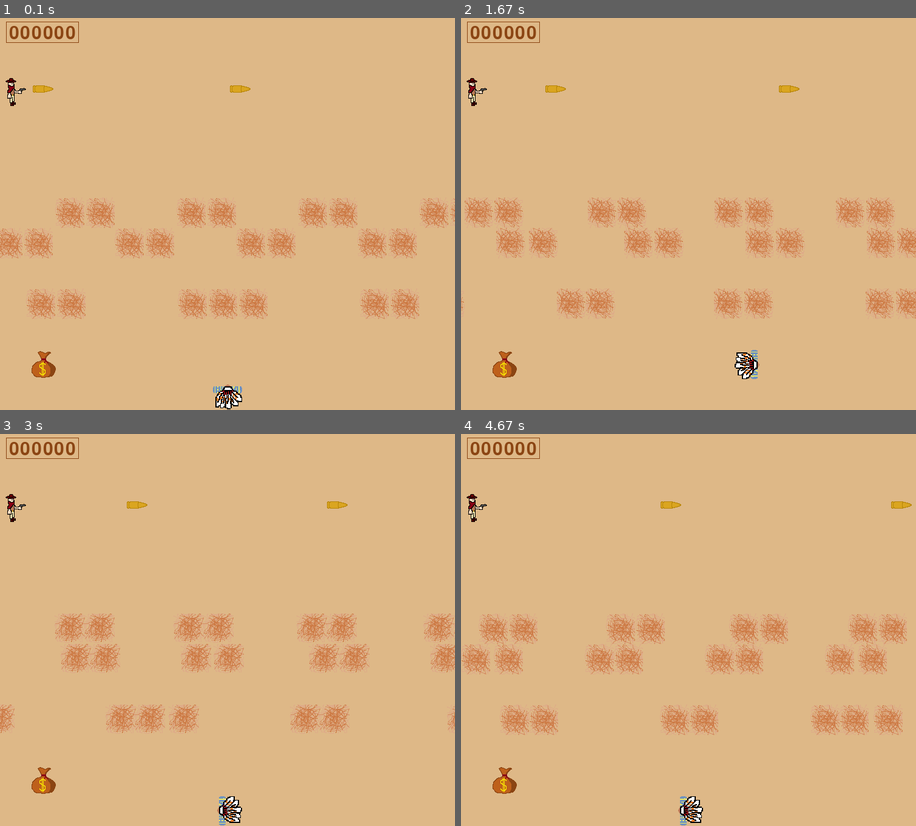
Above: before the commit, frames 1-4 (two rows, left to right).
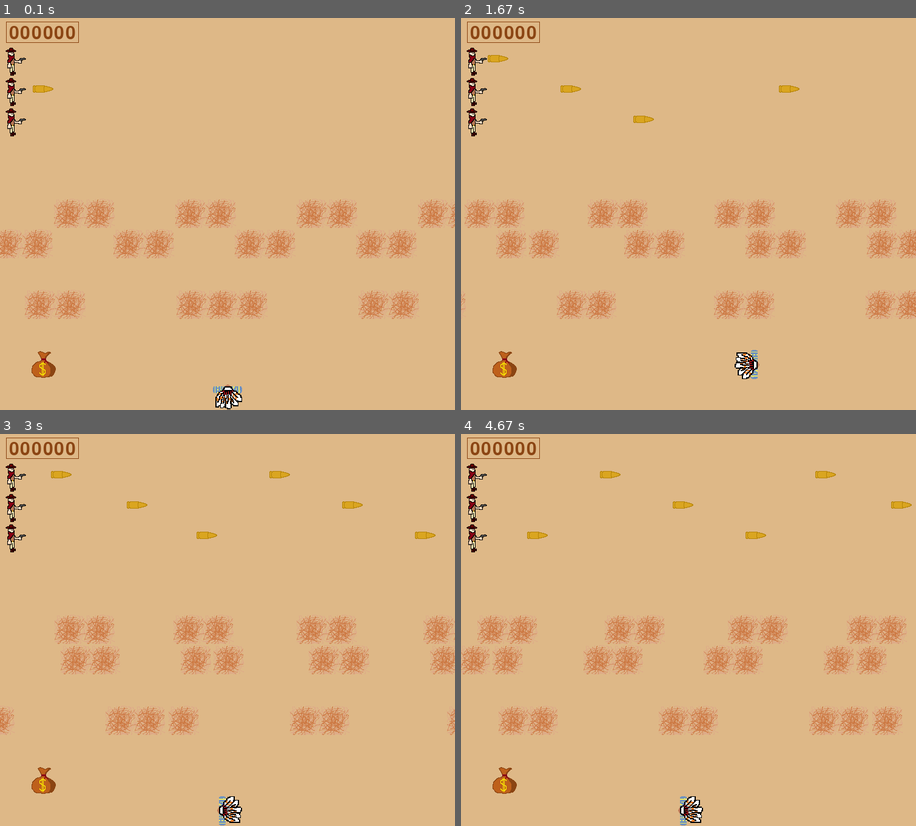
Above: after the commit, the same moments.

Repository: AZEN-SGG/PyGameProject
Game: pygame game, started from MainProgramm.py
Same seed, same stepped clock (60 frames per second), same inputs: the game is played once before the commit and once after it.
Inputs:
- Up to frame 1 (0.1 s): no input
- Up to frame 2 (1.67 s): hold Right 0.33-0.8 s; hold Up 0.83-1.13 s; hold Right 1.17-1.63 s
- Up to frame 3 (3 s): hold Left 1.67-2.2 s; hold Down 2.23-2.53 s; hold Left 2.57-2.97 s
- Up to frame 4 (4.67 s): hold Up 3-3.37 s; hold Right 3.4-4.03 s; hold Down 4.07-4.43 s; hold Left from 4.47 s (still down)

The runs differ from the first frame. In frame 1, 5.4% of the frame differs, in the area x 0-100%, y 7-77%; in frame 2, 5.5%; in frame 3, 5.3%; in frame 4, 6.0%, in the area x 0-98%, y 7-77%.

Commit message:
После смерти теперь персонаж возвращает своё начальное изображение Перекати поел больше не крутиться Изменил класс Пули Теперь у пуль появилась задержка в кадрах при создании

Diff:
--- a/MainProgramm.py
+++ b/MainProgramm.py
@@ -56,10 +56,16 @@
     for sprite in range(len(sprites)):
         sprites[sprite].rect.x = coordinats[sprite][0]
         sprites[sprite].rect.y = coordinats[sprite][1]
+        sprites[sprite].status = 1
 
         if sprites[sprite].type == 'Point':
             sprites[sprite].hide = False
             score.points = '000000'
+
+        if sprites[sprite].type == 'Bullet':
+            sprites[sprite].delay = sprites[sprite].INITIAL_DELAY
+            sprites[sprite].image = white_image
+            sprites[sprite].image.set_colorkey('white')
 
 
 # При вызове функции можно задать количество очков которые прибавляются в счёту
@@ -85,6 +91,7 @@
 class Player(pygame.sprite.Sprite):
     def __init__(self):
         pygame.sprite.Sprite.__init__(self)
+        self.status = 1
         self.image = player_image
         self.image.set_colorkey('green')
         self.type = 'Player'
@@ -98,9 +105,12 @@
         print(self.rect.x)
 
     def update(self):
-        pass
+        if self.status == 1:
+            self.image = player_image
+            self.image.set_colorkey('green')
 
     def go_up(self):
+        self.status = 1
         self.image = player_image
         self.image.set_colorkey('green')
 
@@ -111,6 +121,7 @@
             self.rect.y -= 50
 
     def go_down(self):
+        self.status = 2
         self.image = player_back_image
         self.image.set_colorkey('green')
 
@@ -121,6 +132,7 @@
             self.rect.y += 50
 
     def go_right(self):
+        self.status = 3
         self.image = player_right_image
         self.image.set_colorkey('green')
 
@@ -131,6 +143,7 @@
             self.rect.x += 50
 
     def go_left(self):
+        self.status = 4
         self.image = player_left_image
         self.image.set_colorkey('green')
 
@@ -169,55 +182,72 @@
 
         self.image.set_colorkey('white')
         self.type = 'Robber'
-        self.status = 1
 
         self.rect = self.image.get_rect()
         self.rect.center = x, y
 
     def update(self):
-        pass
+        if pygame.sprite.collide_mask(self, player):
+            faced()
 
 
 class Bullet(Enemy):
     # При инициализации пули надо ОБЯЗАТЕЛЬНО указать местоположение пули и где она будет появляться
-    # Также можно указать направление пули, а также скорость, направление НЕ РАБОТАЕТ!
-    def __init__(self, x, y, WHERE_BULLET, DIRECTION='Right', SPEED=0):
+    # Также можно указать число кадров после которых пуля появиться
+    # Направление пули, а также скорость, направление НЕ РАБОТАЕТ!
+    def __init__(self, x, y, WHERE_BULLET, delay: int = 0, DIRECTION='Right', SPEED=0):
         Enemy.__init__(self, x, y, DIRECTION, SPEED)
         self.WHERE_BULLET = WHERE_BULLET
-
-        self.image = bullet_image
-        self.image.set_colorkey('white')
+        self.delay = delay
+        self.INITIAL_DELAY = delay
+
+        if self.delay == 0:
+            self.image = bullet_image
+            self.image.set_colorkey('white')
+
+        else:
+            self.image = white_image
+            self.image.set_colorkey('white')
+
         self.type = 'Bullet'
 
         self.rect = self.image.get_rect()
         self.rect.center = x, y
 
     def update(self):
-        if pygame.sprite.collide_mask(self, player):
-            faced()
-
-        elif self.DIRECTION == 'Right':
-            if self.rect.x >= WIDTH:
-                self.rect.x = self.WHERE_BULLET[0]
-
-            else:
-                self.rect.x += self.SPEED
-
-        elif self.DIRECTION == 'Left':
-            if self.rect.x <= 0:
-                self.rect.x = self.WHERE_BULLET[0]
-
-            else:
-                self.rect.x -= self.SPEED
+        if self.delay == 0:
+            if self.image == white_image:
+                self.image = bullet_image
+                self.image.set_colorkey('white')
+
+            if pygame.sprite.collide_mask(self, player):
+                faced()
+
+            elif self.DIRECTION == 'Right':
+                if self.rect.x >= WIDTH:
+                    self.rect.x = self.WHERE_BULLET[0]
+
+                else:
+                    self.rect.x += self.SPEED
+
+            elif self.DIRECTION == 'Left':
+                if self.rect.x <= 0:
+                    self.rect.x = self.WHERE_BULLET[0]
+
+                else:
+                    self.rect.x -= self.SPEED
+
+        else:
+            self.delay -= 1
 
 
 class Tumbleweed(Enemy):
     def __init__(self, x, y, DIRECTION='Right', SPEED=0):
         Enemy.__init__(self, x, y, DIRECTION, SPEED)
+        self.type = 'Tumbleweed'  # Задаёт класс
+
         self.image = tumbleweed_image
         self.image.set_colorkey('white')
-        self.type = 'Tumbleweed'  # Задаёт класс
-        self.status = 1
 
         self.rect = self.image.get_rect()
         self.rect.center = x, y
@@ -231,33 +261,6 @@
 
         else:
             self.rect.x += self.SPEED
-
-        if 25 > self.status >= 1:
-            self.image = tumbleweed_left_image
-            self.image.set_colorkey('white')
-
-            self.status += 1
-
-        elif 39 > self.status >= 25:
-            self.image = tumbleweed_back_image
-            self.image.set_colorkey('white')
-
-            self.status += 1
-
-        elif 63 >= self.status >= 39:
-            self.image = tumbleweed_right_image
-            self.image.set_colorkey('white')
-
-            self.status += 1
-
-        else:
-            self.image = tumbleweed_image
-            self.image.set_colorkey('white')
-
-            while self.status != 88:
-                self.status += 1
-
-            self.status = 1
 
 
 class Bear(Enemy):
@@ -325,6 +328,7 @@
         self.COORDINATS = (x - 25, y - 25)
         self.type = 'Point'  # Задаёт класс
         self.money: int = money
+        self.status = 1
 
         if level == 1:
             self.image = point_image
@@ -354,6 +358,7 @@
         self.color = color
         self.font = pygame.font.Font(None, 45)
         self.type = 'Score'  # Задаёт класс
+        self.status = 1
 
     def update(self, color=(139, 69, 19)):  # Этот метод позволит обновлять счёт
         text = self.font.render(self.points, True, color)  # Рисую счёт - коричневый цвет
@@ -366,7 +371,7 @@
                                                  text_w + 10, text_h + 5), 1)
 
 
-class Key(pygame.sprite.Sprite):  # Класс очков которые если взять то оно зачислется
+class Key(pygame.sprite.Sprite):
     # При создании объекта класса надо задать координаты, а также есть возможность выбрать уровень
     def __init__(self, x, y, money: int = 100, level: int = 1):
         pygame.sprite.Sprite.__init__(self)
@@ -469,10 +474,18 @@
 point = Point(75, 575, 500)
 
 # Создаю пули
-first_first_bullet = Bullet(50, 125, (50, 125), 'Right', 10)
-first_second_bullet = Bullet(375, 125, (50, 125), 'Right', 10)
+first_first_bullet = Bullet(50, 125, (50, 125), 0, 'Right', 10)
+first_second_bullet = Bullet(50, 125, (50, 125), 36, 'Right', 10)
+
+second_first_bullet = Bullet(50, 175, (50, 175), 24, 'Right', 10)
+second_second_bullet = Bullet(50, 175, (50, 175), 60, 'Right', 10)
+
+third_first_bullet = Bullet(50, 75, (50, 75), 48, 'Right', 10)
+third_second_bullet = Bullet(50, 75, (50, 75), 84, 'Right', 10)
 
 first_robber = Robber(25, 125, 'Right')
+second_robber = Robber(25, 175, 'Right')
+third_robber = Robber(25, 75, 'Right')
 
 add_sprite(player)
 add_sprite(first_tumbleweed)
@@ -506,7 +519,15 @@
 add_sprite(first_first_bullet)
 add_sprite(first_second_bullet)
 
+add_sprite(second_first_bullet)
+add_sprite(second_second_bullet)
+
+add_sprite(third_first_bullet)
+add_sprite(third_second_bullet)
+
 add_sprite(first_robber)
+add_sprite(second_robber)
+add_sprite(third_robber)
 
 # Цикл игры
 running = True
